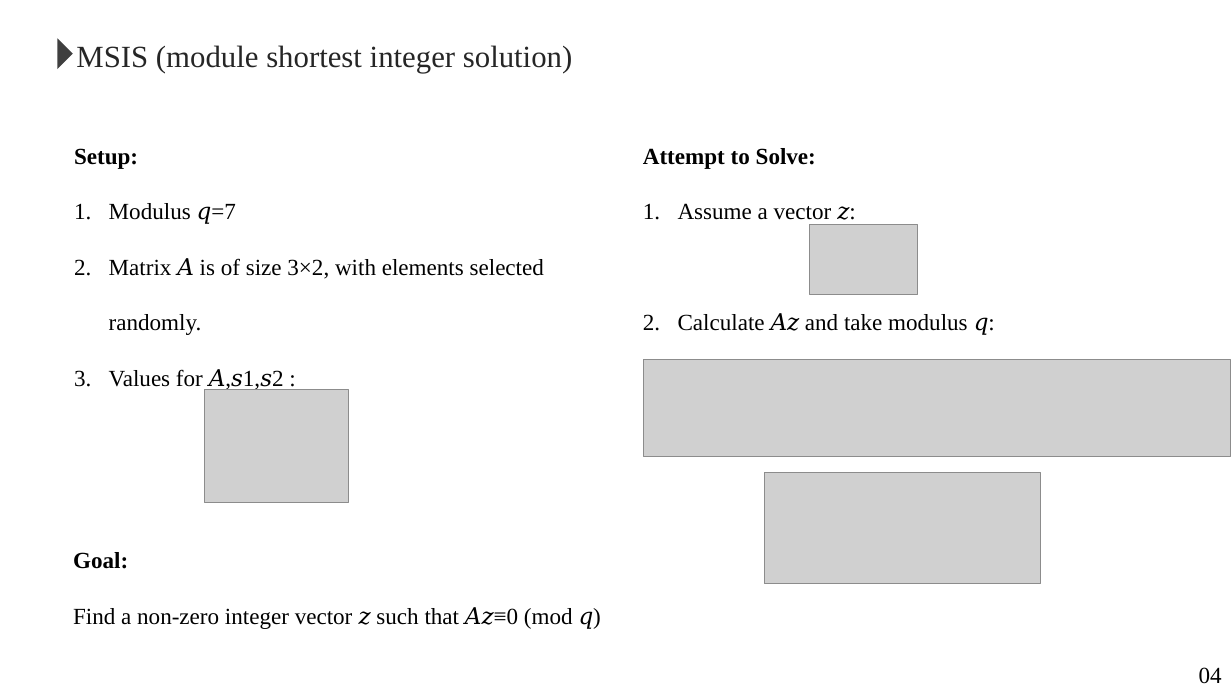
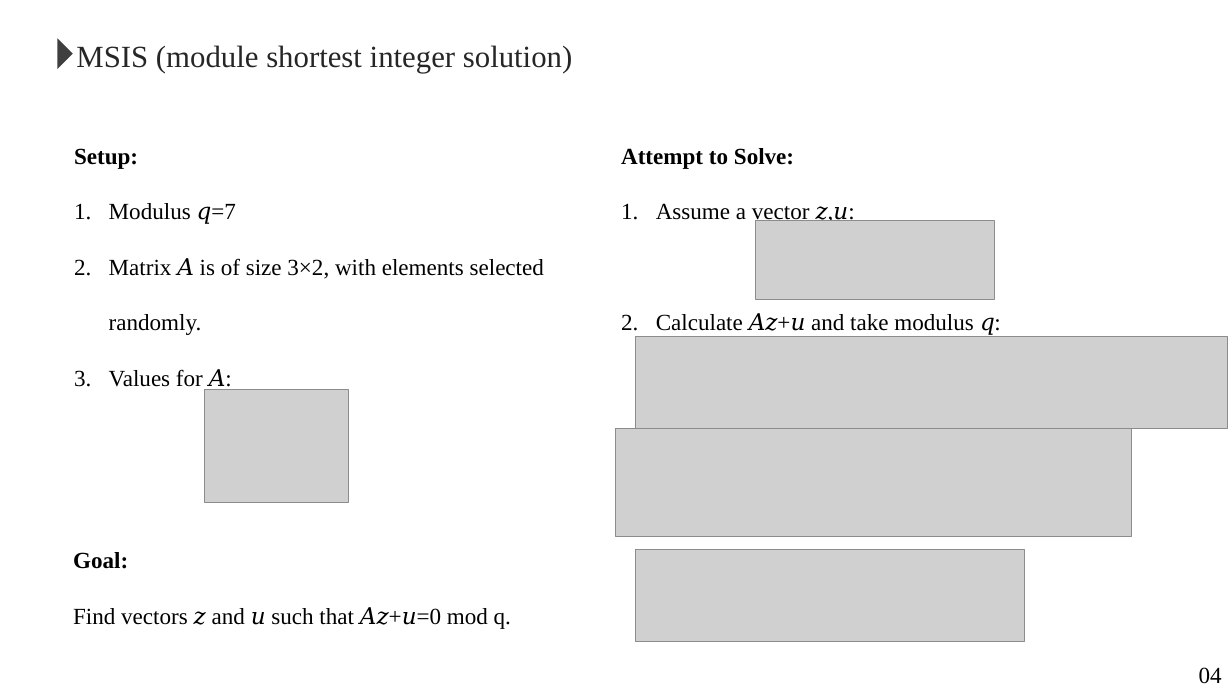
Before and after one commit to Fossum2523/ML_DSA, a slide deck: slide 8 of meeting/NIST_204_ML_DSA_10_08.pptx. Drawn at 1232x693 pixels with LibreOffice and Linux fonts; fonts in the diff are those of the drawing; grey boxes stand for pictures. Boxes give left, top, right and bottom in pixels: in the first picture for what was removed or moved away, otherwise in the second. Text is boxed around its words. In the diff, an @@ line names an element or a change of style, - is before the commit and + after.

```diff
--- a/meeting/NIST_204_ML_DSA_10_08.pptx
+++ b/meeting/NIST_204_ML_DSA_10_08.pptx
@@ text "Attempt to Solve:": place and size @@
-text "Attempt to Solve:" at <box>643,148,989,335</box>
+text "Attempt to Solve:" at <box>621,148,995,335</box>
@@ text at <box>656,203,995,335</box>: text changed @@
-1. Assume a vector 𝑧:
-2. Calculate 𝐴𝑧 and take modulus 𝑞:
+1. Assume a vector 𝑧,𝑢:
+2. Calculate 𝐴𝑧+𝑢 and take modulus 𝑞:
@@ picture added at <box>756,220,994,299</box> @@
@@ picture removed at <box>810,225,917,296</box> @@
@@ picture: place and size @@
-picture at <box>643,360,1231,457</box>
+picture at <box>636,337,1228,429</box>
@@ text at <box>109,369,226,392</box>: text changed @@
-3. Values for 𝐴,𝑠1,𝑠2 :
+3. Values for 𝐴:
@@ picture added at <box>616,428,1131,536</box> @@
@@ picture removed at <box>764,472,1041,584</box> @@
@@ picture added at <box>636,549,1025,641</box> @@
@@ text at <box>73,607,511,629</box>: text changed @@
-Find a non-zero integer vector 𝑧 such that 𝐴𝑧≡0 (mod 𝑞)
+Find vectors 𝑧 and 𝑢 such that 𝐴𝑧+𝑢=0 mod q.
```
Also in this commit, not shown: 2 other slides changed, 4 other files.
